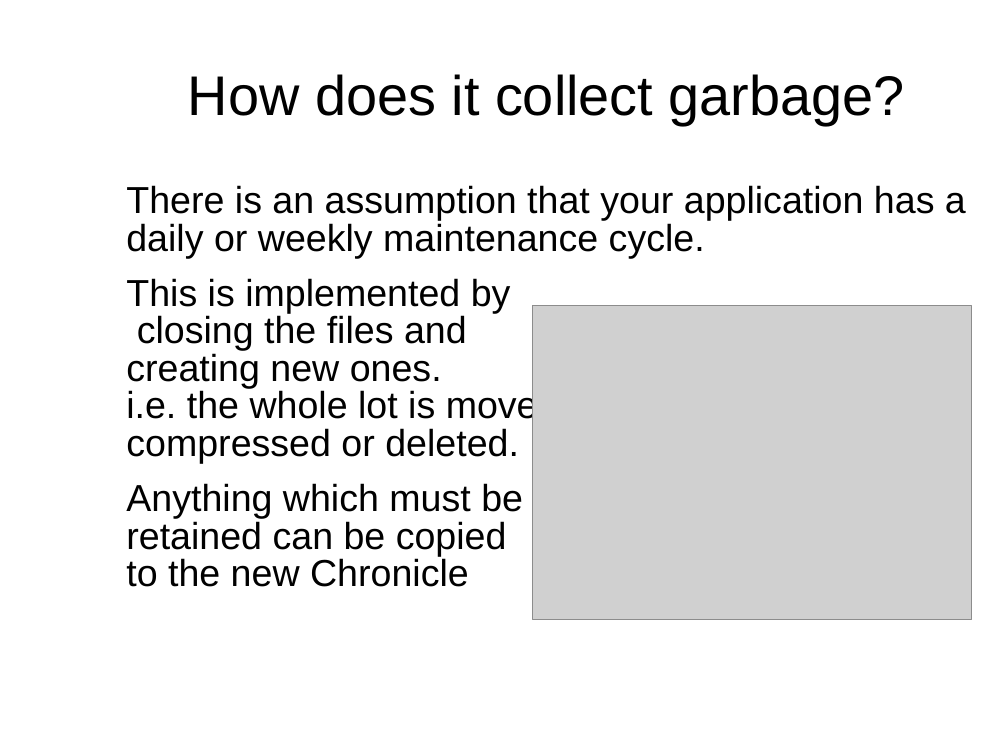
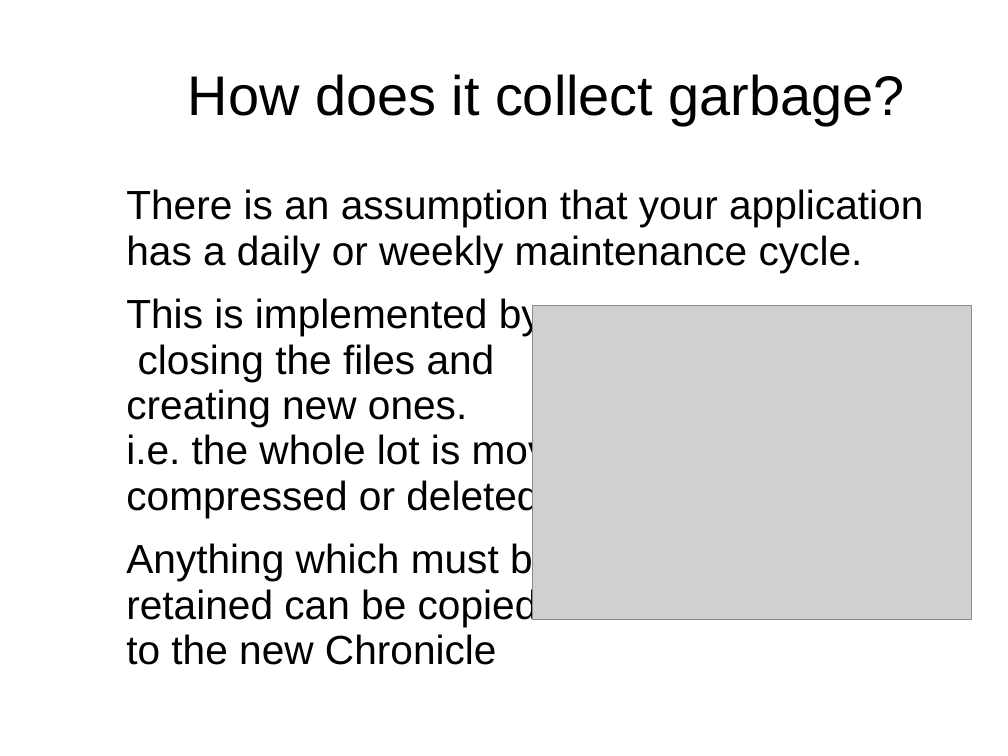
Before and after one commit to Vanilla-Java/Presentations, a slide deck: slide 14 of Introduction to Chronicle.ppt. Drawn at 1008x756 pixels with LibreOffice and Linux fonts; fonts in the diff are those of the drawing; grey boxes stand for pictures; background and template pictures are left out. Boxes give left, top, right and bottom in pixels: in the first picture for what was removed or moved away, otherwise in the second. Text is boxed around its words. In the diff, an @@ line names an element or a change of style, - is before the commit and + after.

```diff
--- a/Introduction to Chronicle.ppt
+++ b/Introduction to Chronicle.ppt
@@ text "There is an assumption that ..." at (126,189,923,665): size 29.6 to 32 pt; line spacing 0.83 to 0.93 @@
```
Also in this commit, not shown: 7 other slides changed, 1 other file.
